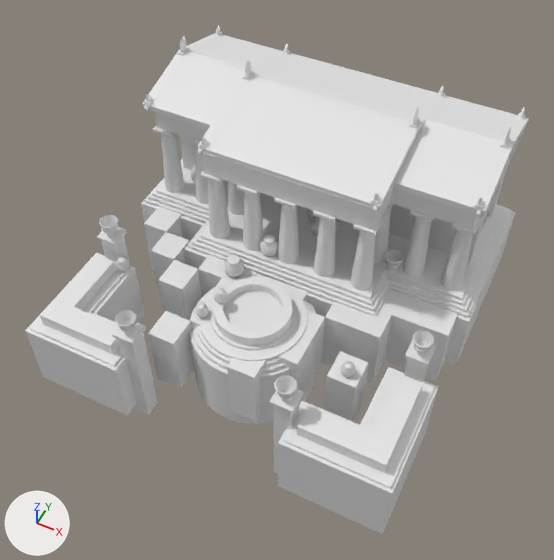
Two versions of the COLLADA model binaries/data/mods/public/art/meshes/structural/sparta_civic_center.dae, one commit apart.
One viewpoint serves both versions: a 50 mm camera at (19.4, -40.7, 49.0) aimed at (0.3, -2.5, 1.1). Lighting does not change. The marker at lower left points along +X, +Y and +Z. Where no turn or scale is listed for an object, it has been applied to the vertices. Vertices at the same position are counted once.

In view in the first picture: 'Temple_001'.
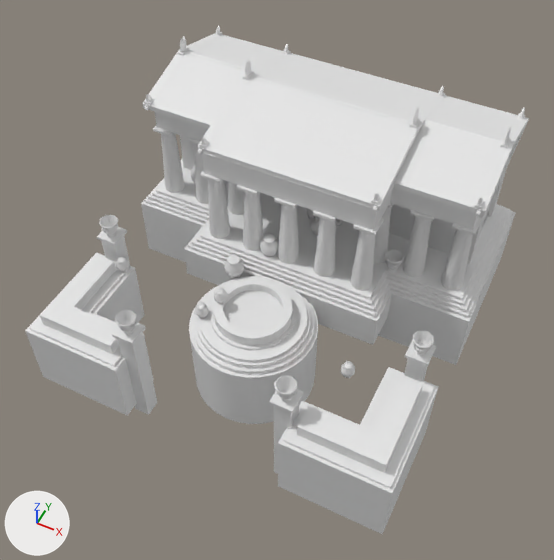
The change, as JSON lines over the scene's bpy script:
```json
{"block": "me_cube_000", "where": "# used by ob_temple_001; location = (0.0, 0.0, 0.0)"}
{"op": "remove", "block": "me_cube_000", "code": "me_cube_000.from_pydata(...)  # 3659 vertices, 5827 faces; spans x -15.9..15.9, y -15.7..15.8, z -7.7..14.3"}
{"op": "add", "block": "me_cube_000", "code": "me_cube_000.from_pydata(...)  # 3520 vertices, 5595 faces; spans x -15.9..15.9, y -15.7..15.8, z -7.7..14.3"}
{"block": "me_cube_000", "change": "me_cube_000 part 1: 15 loose pieces with 120 vertices, spanning x -14.0..14.8, y -11.4..1.7, z -6.2..0.1, are deleted"}
{"block": "me_cube_000", "change": "me_cube_000 part 2"}
{"block": "me_cube_000", "change": "19 vertices are removed from x -6.8..-2.0, y -11.4..-3.6, z -6.2..0.1"}
{"block": "me_cube_000", "change": "54 faces are deleted"}
{"block": "me_cube_000", "change": "2 new faces join them"}
```

Changed parts and their boxes [x1, y1, x2, y2] in the pictures (554 x 560 px):
```json
{"part": 1, "of": "me_cube_000", "change": "deleted", "before": [144, 206, 458, 422]}
{"part": 2, "of": "me_cube_000", "change": "cut back", "before": [148, 278, 229, 388]}
```
